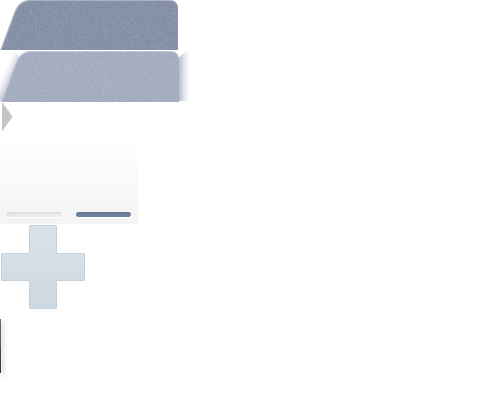
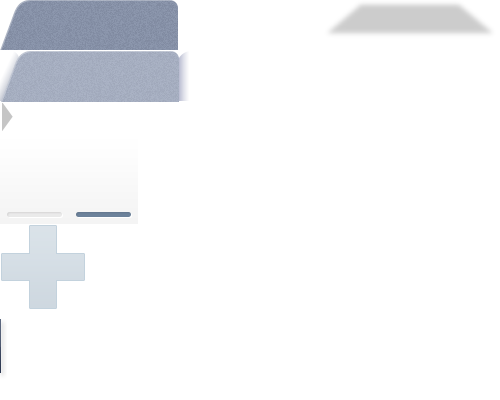
Layers edited between the first and the second 500x400 image:
added layer "图层 141" (20%) above "图层 140" over (x1=326, y1=1, x2=494, y2=37)
